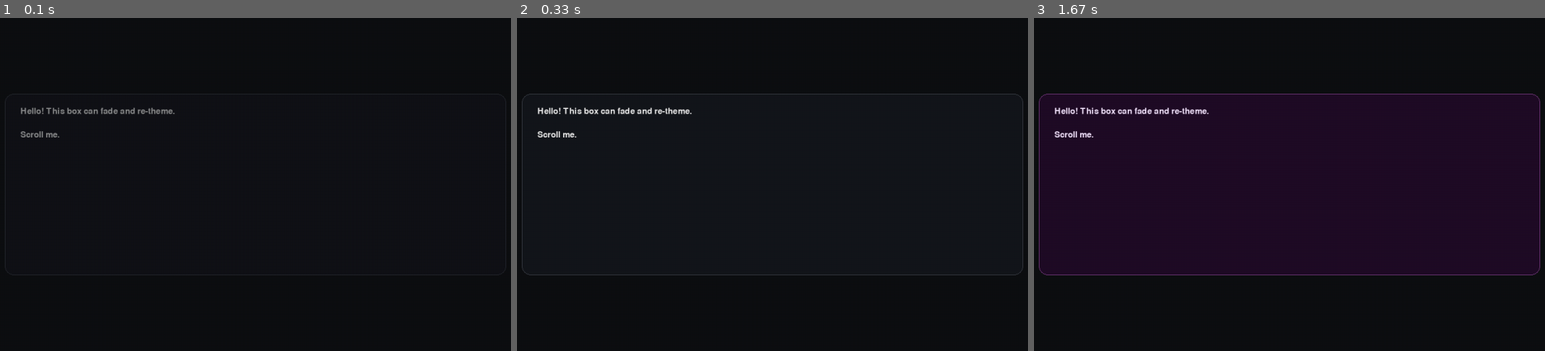
Above: before the commit, frames 1-3 (left to right).
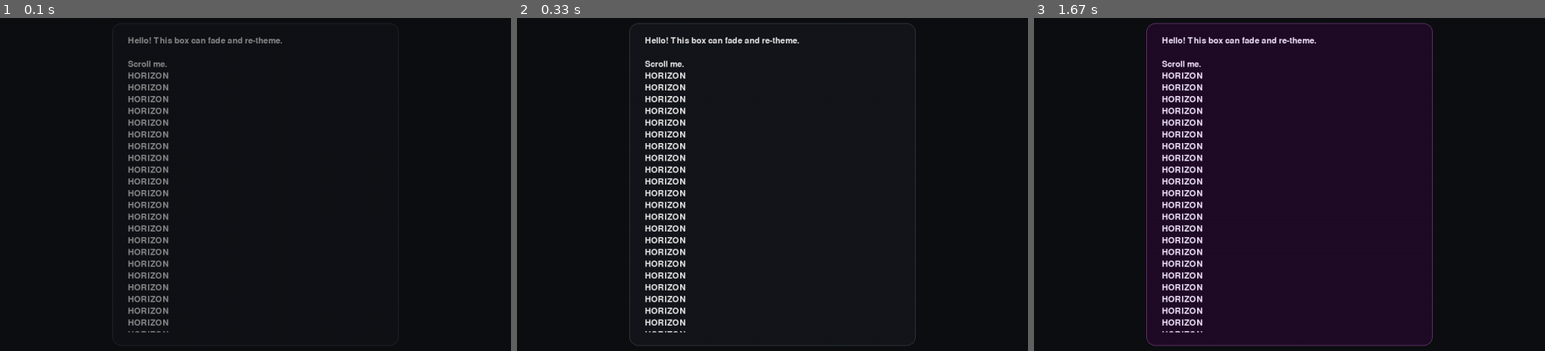
Above: after the commit, the same moments.

Repository: jhoangnguyen/solid
Game: pygame game, started from run.py
Same seed, same stepped clock (60 frames per second), same inputs: the game is played once before the commit and once after it.
Inputs:
- Up to frame 1 (0.1 s): no input
- Up to frame 2 (0.33 s): no input
- Up to frame 3 (1.67 s): tap T at 0.33 s

The runs differ from the first frame. In frame 1, 3.0% of the frame differs, in the area x 4-56%, y 5-95%; in frame 2, 4.4%; in frame 3, 5.1%, in the area x 0-100%, y 1-99%.

Commit message:
Functional scrolling text box, with a lot of appended text as a test

Diff:
--- a/engine/app.py
+++ b/engine/app.py
@@ -31,9 +31,48 @@
         self.anim = Animator()
 
         # textbox
-        tb_rect = compute_centered_rect(self.screen, 0.7, 0.45)
+        tb_rect = compute_centered_rect(self.screen, 0.4, 0.8)
         self.textbox = TextBox(tb_rect, self.styles.current)
         self.textbox.set_text("Hello! This box can fade and re-theme.\n\nScroll me.")
+        self.textbox.append_text("HORIZON")
+        self.textbox.append_text("HORIZON")
+        self.textbox.append_text("HORIZON")
+        self.textbox.append_text("HORIZON")
+        self.textbox.append_text("HORIZON")
+        self.textbox.append_text("HORIZON")
+        self.textbox.append_text("HORIZON")
+        self.textbox.append_text("HORIZON")
+        self.textbox.append_text("HORIZON")
+        self.textbox.append_text("HORIZON")
+        self.textbox.append_text("HORIZON")
+        self.textbox.append_text("HORIZON")
+        self.textbox.append_text("HORIZON")
+        self.textbox.append_text("HORIZON")
+        self.textbox.append_text("HORIZON")
+        self.textbox.append_text("HORIZON")
+        self.textbox.append_text("HORIZON")
+        self.textbox.append_text("HORIZON")
+        self.textbox.append_text("HORIZON")
+        self.textbox.append_text("HORIZON")
+        self.textbox.append_text("HORIZON")
+        self.textbox.append_text("HORIZON")
+        self.textbox.append_text("HORIZON")
+        self.textbox.append_text("HORIZON")
+        self.textbox.append_text("HORIZON")
+        self.textbox.append_text("HORIZON")
+        self.textbox.append_text("HORIZON")
+        self.textbox.append_text("HORIZON")
+        self.textbox.append_text("HORIZON")
+        self.textbox.append_text("HORIZON")
+        self.textbox.append_text("HORIZON")
+        self.textbox.append_text("HORIZON")
+        self.textbox.append_text("HORIZON")
+        self.textbox.append_text("HORIZON")
+        self.textbox.append_text("HORIZON")
+        self.textbox.append_text("HORIZON")
+        self.textbox.append_text("HORIZON")
+        self.textbox.append_text("HORIZON")
+        self.textbox.append_text("HORIZON")
 
         # fade-in on start
         self.textbox.opacity = 0.0
@@ -65,7 +104,7 @@
                     self.textbox.scroll(-e.y * 40)
                 elif e.type == pygame.VIDEORESIZE:
                     self.screen = pygame.display.set_mode((e.w, e.h), pygame.RESIZABLE)
-                    self.textbox.on_resize(compute_centered_rect(self.screen, 0.7, 0.45))
+                    self.textbox.on_resize(compute_centered_rect(self.screen, 0.4, 0.8))
 
     def update(self, dt: float):
         # Function to run on delta time to update game state. Will be blank for now.
